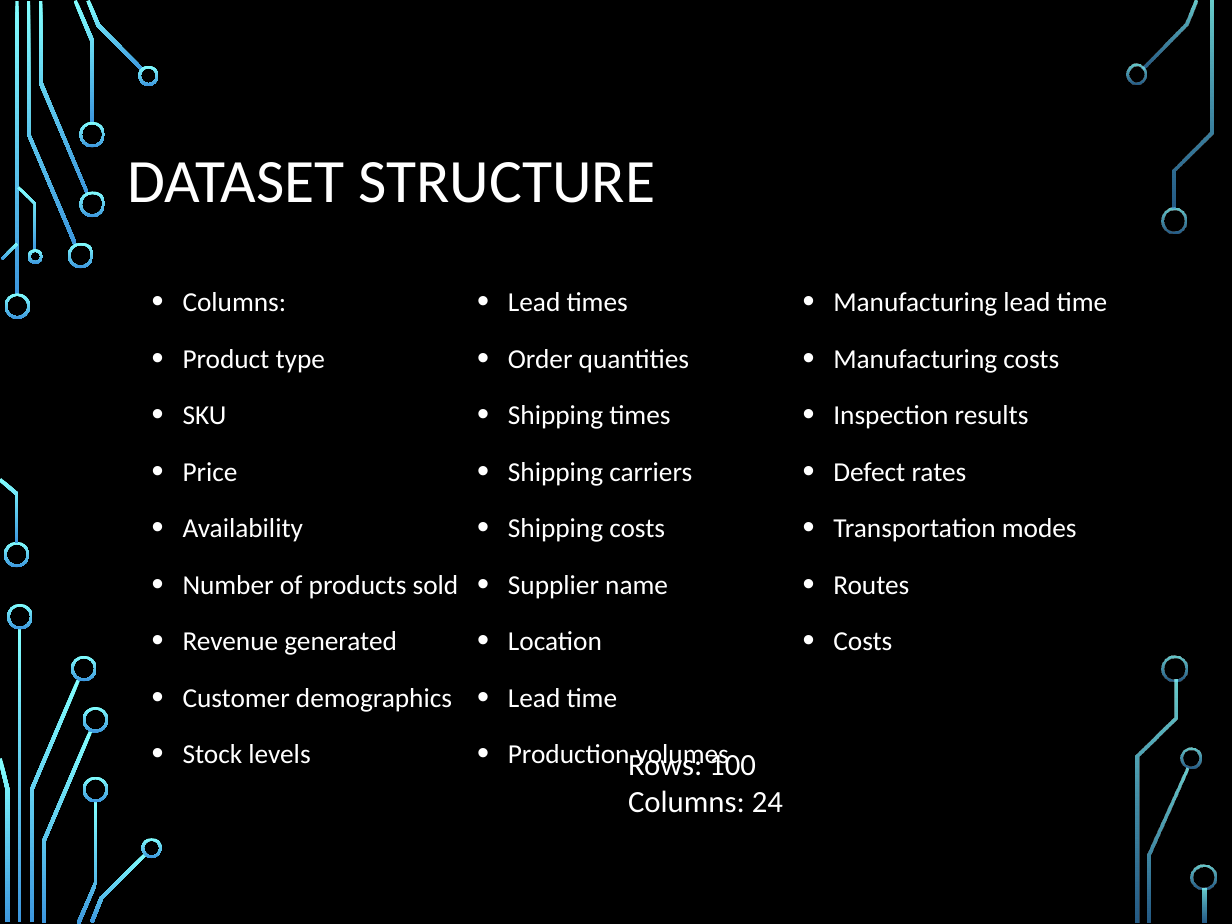
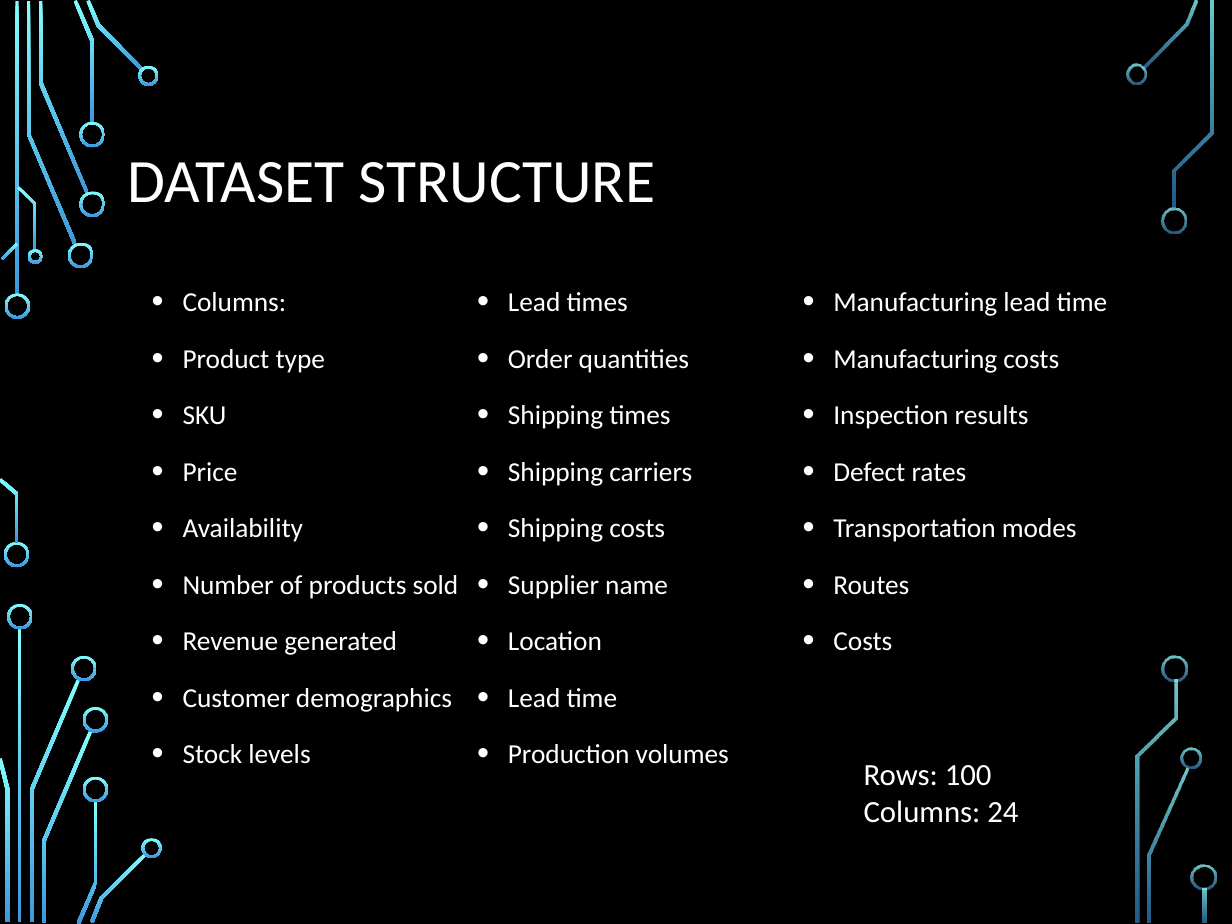
Before and after one commit to alkhalifas/insight-assistant, a slide deck: slide 3 of data/supply_chain_presentation_final.pptx. Drawn at 1232x924 pixels with LibreOffice and Linux fonts; fonts in the diff are those of the drawing; background and template pictures are left out. Boxes give left, top, right and bottom in pixels: in the first picture for what was removed or moved away, otherwise in the second. Text is boxed around its words. In the diff, an @@ line names an element or a change of style, - is before the commit and + after.

Commit message:
final update

```diff
--- a/data/supply_chain_presentation_final.pptx
+++ b/data/supply_chain_presentation_final.pptx
@@ text "Rows: 100" rewrapped from (x1=628, y1=749, x2=783, y2=813) to (x1=864, y1=765, x2=1018, y2=823) @@
```
Also in this commit, not shown: 1 slide added.
